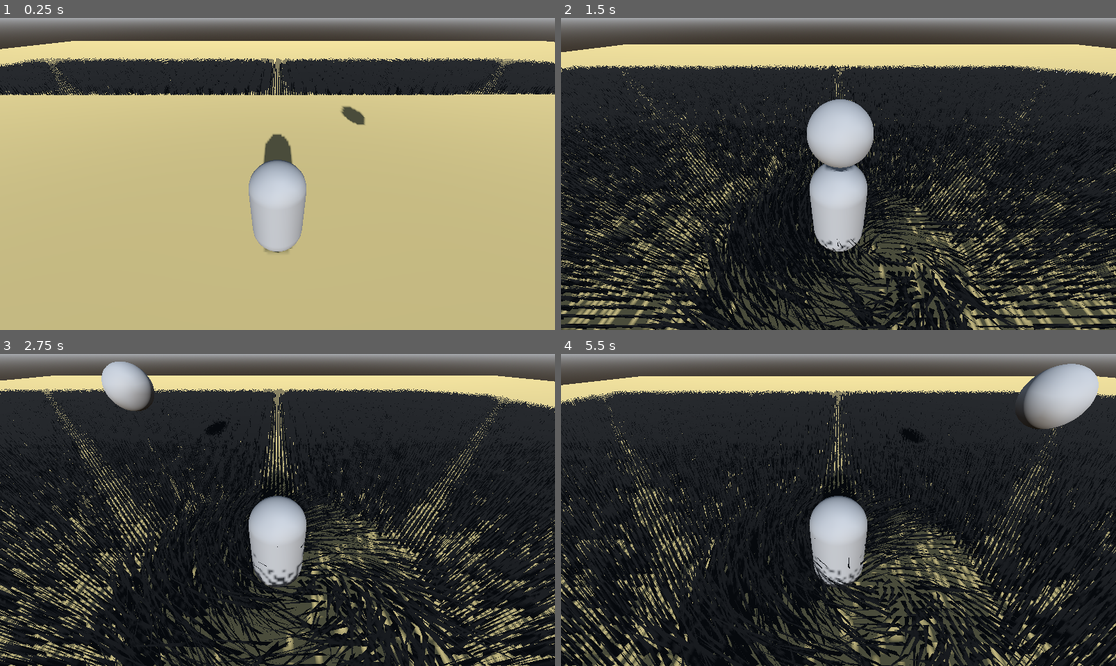
Above: before the commit, frames 1-4 (two rows, left to right).
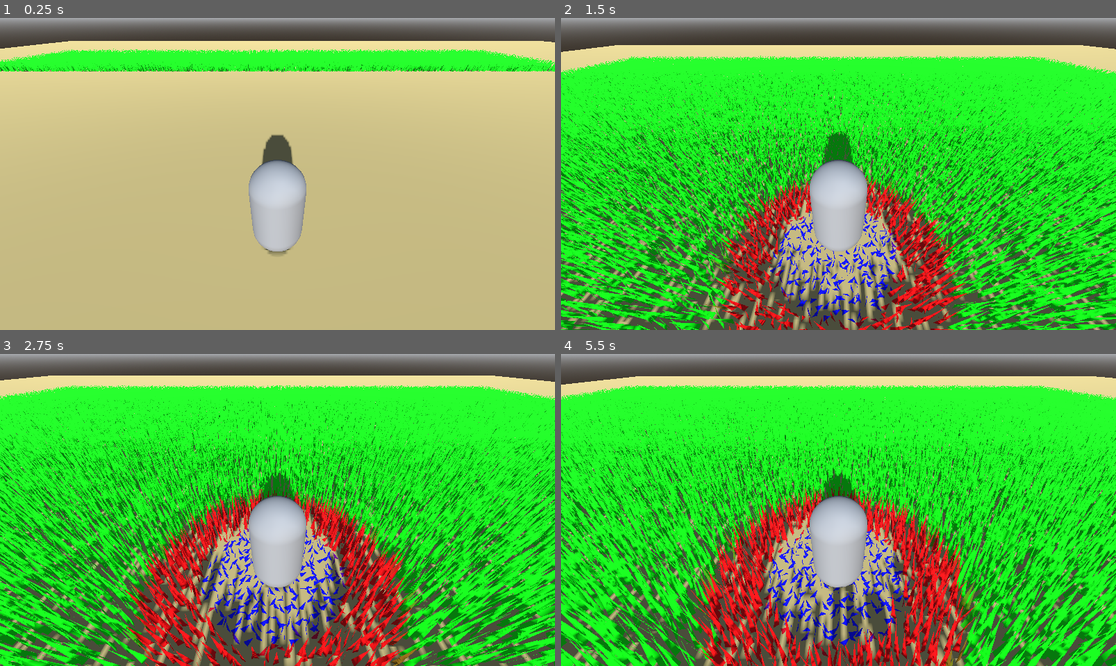
Above: after the commit, the same moments.

Repository: tylercchase/godot-grass-displacement
Game: Godot game, scene res://src/main.tscn
Two runs of this game, one before a commit and one after it. Both use one fixed random seed, a clock stepped at 60 frames per second and the inputs below.
Inputs:
- Up to frame 1 (0.25 s): no input
- Up to frame 2 (1.5 s): hold D (right) 0.53-1.28 s; tap Space (jump) at 0.77 s; hold S (down) from 1.28 s (still down)
- Up to frame 3 (2.75 s): tap Space (jump) at 1.52 s; release S (down) at 2.03 s; hold D (right) from 2.03 s (still down)
- Up to frame 4 (5.5 s): release D (right) at 2.78 s; hold W (up) 2.78-3.53 s; tap Space (jump) at 3.02, 3.77, 4.52 s; hold A (left) 3.53-5.03 s; hold S (down) from 5.03 s (still down)

The runs differ from the first frame. In frame 1, 14% of the frame differs, in the area x 0-100%, y 7-76%; in frame 2, 82%; in frame 3, 86%; in frame 4, 86%, in the area x 0-100%, y 3-100%.

Commit message:
Placement working-ish

Diff:
--- a/src/Grass/Grass.gdshader
+++ b/src/Grass/Grass.gdshader
@@ -6,6 +6,7 @@
 
 uniform sampler2D displace;
 global uniform vec3 player_pos;
+uniform sampler2D move_noise;
 void start() {
 	// Place start code here.
 }
@@ -16,13 +17,21 @@
 	pos.x = mod(pos.z, rows);
 	pos.z = (pos.z - pos.x) / rows;
 
+	// figuring out what the heck positioning is for this displacement texture
+	// this needs a much better method but works for a temporary solution
+	vec2 displace_uv = pos.xz;
+//	displace_uv *= 0.002;
+
+	displace_uv *= 0.003;
+	displace_uv.x -= 0.03;
+	displace_uv.y -= 0.05;
+	vec4 displacement = texture(displace, displace_uv);
+
 	// center this
 	pos.x -= rows * 0.5;
 	pos.z -= rows * 0.5;
 
 	// grab before adding in our particle node's position
-	vec4 di = texture(displace, pos.xz * 0.001);
-
 	// and now apply our spacing
 	pos *= spacing;
 	//add particle emitter transform
@@ -30,13 +39,13 @@
 	pos.z += EMISSION_TRANSFORM[3][2] - mod(EMISSION_TRANSFORM[3][2], spacing);
 
 
-	vec4 noise = texture(rotation_noise, pos.xz * 0.01);
+	vec3 noise = texture(move_noise, pos.xz * 0.1).rgb;
 
+	// add some spice to the positions of the grass
+	pos.x += noise.x * spacing;
+	pos.z += noise.y * spacing;
 
-
-
-
-	COLOR = vec4(di.rgb, 1.0);
+	COLOR = vec4(displacement.rgb, 1.0);
 	// rotate blades randomly
 	TRANSFORM[0][0] = cos(noise.z * 3.0);
 	TRANSFORM[0][2] = -sin(noise.z * 3.0);
@@ -47,7 +56,7 @@
 	TRANSFORM[3][1] = pos.y;
 	TRANSFORM[3][2] = pos.z;
 
-	CUSTOM = di;
+	CUSTOM = vec4(displacement.rgb, noise.b);
 }
 
 void vertex() {
--- a/src/Grass/Grass.tscn
+++ b/src/Grass/Grass.tscn
@@ -1,7 +1,8 @@
-[gd_scene load_steps=12 format=3 uid="uid://pxqwyppfuqdv"]
+[gd_scene load_steps=13 format=3 uid="uid://pxqwyppfuqdv"]
 
 [ext_resource type="Shader" path="res://src/Grass/Grass.gdshader" id="1_712md"]
 [ext_resource type="Script" path="res://src/Grass/Grass.gd" id="1_y627i"]
+[ext_resource type="Texture2D" uid="uid://0rv6nhybyvkh" path="res://src/Grass/noise_texture.png" id="3_8mcna"]
 [ext_resource type="Shader" path="res://src/Grass/grass_blade.gdshader" id="3_ar1p2"]
 [ext_resource type="Shader" path="res://src/Grass/grass_displacement.gdshader" id="4_vct57"]
 
@@ -20,6 +21,7 @@
 resource_local_to_scene = true
 shader = ExtResource("1_712md")
 shader_parameter/displace = SubResource("ViewportTexture_3b46d")
+shader_parameter/move_noise = ExtResource("3_8mcna")
 shader_parameter/rotation_noise = SubResource("NoiseTexture2D_vyn6j")
 shader_parameter/rows = 350.0
 shader_parameter/spacing = 0.15
@@ -43,6 +45,7 @@
 }]
 
 [sub_resource type="ShaderMaterial" id="ShaderMaterial_n37b3"]
+resource_local_to_scene = true
 shader = ExtResource("4_vct57")
 
 [node name="Grass" type="Node3D"]
@@ -57,24 +60,32 @@
 draw_pass_1 = SubResource("ArrayMesh_pe4cq")
 
 [node name="abc" type="SubViewport" parent="."]
-size = Vector2i(580, 561)
+size = Vector2i(513, 513)
 render_target_update_mode = 4
 
-[node name="ColorRect" type="ColorRect" parent="abc"]
-material = SubResource("ShaderMaterial_n37b3")
+[node name="Control" type="Control" parent="abc"]
+layout_mode = 3
 anchors_preset = 15
 anchor_right = 1.0
 anchor_bottom = 1.0
 grow_horizontal = 2
 grow_vertical = 2
+
+[node name="ColorRect" type="ColorRect" parent="abc/Control"]
+material = SubResource("ShaderMaterial_n37b3")
+layout_direction = 1
+layout_mode = 0
+offset_right = 512.0
+offset_bottom = 512.0
 color = Color(1, 0, 0, 1)
 
-[node name="ColorRect2" type="ColorRect" parent="abc"]
+[node name="ColorRect2" type="ColorRect" parent="abc/Control"]
 visible = false
-custom_minimum_size = Vector2i(454, 1180)
+custom_minimum_size = Vector2(454, 1180)
+layout_mode = 1
 anchors_preset = 9
 anchor_bottom = 1.0
 offset_right = 454.0
-offset_bottom = 532.0
+offset_bottom = 1140.0
 grow_vertical = 2
 color = Color(0, 0, 1, 1)
--- a/src/Grass/grass_blade.gdshader
+++ b/src/Grass/grass_blade.gdshader
@@ -23,7 +23,9 @@
 
 		// test displacement of grass tips
 		if(dist_to_player < 3.0) {
-			VERTEX -= normalize((MODEL_MATRIX * vec4(VERTEX, 1.0)).xyz - player_pos);
+//			let's try and make it so it moves away from the player instead of the weird circle
+//			VERTEX -= normalize((MODEL_MATRIX * vec4(VERTEX, 1.0)).xyz - player_pos);
+
 		}
 		if(INSTANCE_CUSTOM.b > 0.0) {
 			VERTEX = vec3(0.1);
@@ -39,6 +41,5 @@
 void fragment() {
 	float side = FRONT_FACING ? 1.0 : -1.0;
 	NORMAL = NORMAL * side;
-//	ALBEDO = vec3(0,1.0,0);
 	ALBEDO = COLOR.rgb;
 }
--- a/src/Grass/grass_displacement.gdshader
+++ b/src/Grass/grass_displacement.gdshader
@@ -1,16 +1,29 @@
 shader_type canvas_item;
 
+global uniform vec3 player_pos;
+varying vec3 player_last_pos;
+
+
+// take a uniform of ourselves to get access to a place
+
 void fragment() {
-
-	COLOR = vec4(1.0,0,0,1.0);
-	vec2 uv = UV - 0.4;
+	vec2 uv = UV - 0.5;
 	float d = length(uv);
-	float r = 0.5;
-	float c = 0.0;
+	float r = 0.03;
+	vec4 c = vec4(0);
 	if (d < r) {
-		c = 1.0;
+		COLOR = vec4(0,0.0,1.0,1.0);
+	} else {
+		if(d < 0.05) {
+//			COLOR = vec4(1.0,0,0,1.0);
+		} else {
+			COLOR = vec4(0.0,1.0,0,1.0);
+		}
 	}
-	COLOR = vec4(vec3(c), 1.0);
+	if((player_last_pos - player_pos).x == 0.0 ) {
+		COLOR = vec4(1.0,1.0,1.0,1.0);
+	}
+	player_last_pos = player_pos;
 //	COLOR = vec4(UV.x); //vec4(vec3( 1.0 - length(UV)), 1.0);
 	// Place fragment code here.
 }
--- a/src/main.tscn
+++ b/src/main.tscn
@@ -22,15 +22,13 @@
 background_mode = 2
 sky = SubResource("Sky_spp8w")
 
-[sub_resource type="SphereMesh" id="SphereMesh_7bkcq"]
-
 [node name="World" type="Node3D"]
 
-[node name="Grass" parent="." instance=ExtResource("4_0ttps")]
-transform = Transform3D(1, 0, -7.45058e-09, 0, 1, 0, 7.45058e-09, 0, 1, -4.19365, 0.934686, 6.03316)
+[node name="Player" parent="." instance=ExtResource("1_vt41k")]
+transform = Transform3D(1, 0, 0, 0, 1, 0, 0, 0, 1, -5.95304, 1, -1.47791)
 
-[node name="Player" parent="." instance=ExtResource("1_vt41k")]
-transform = Transform3D(1, 0, 0, 0, 1, 0, 0, 0, 1, -6.51929, 1, -0.854892)
+[node name="Grass" parent="Player" instance=ExtResource("4_0ttps")]
+transform = Transform3D(1, 0, -7.45058e-09, 0, 1, 0, 7.45058e-09, 0, 1, -0.252863, 0, -0.310368)
 
 [node name="Floor" type="MeshInstance3D" parent="."]
 mesh = SubResource("PlaneMesh_u8w3i")
@@ -46,7 +44,3 @@
 [node name="DirectionalLight3D" type="DirectionalLight3D" parent="."]
 transform = Transform3D(1, 0, 0, 0, 0.937319, 0.348474, 0, -0.348474, 0.937319, 0, -1.72388, 0)
 shadow_enabled = true
-
-[node name="MeshInstance3D" type="MeshInstance3D" parent="."]
-transform = Transform3D(1, 0, 0, 0, 1, 0, 0, 0, 1, -2.74315, 3.21989, 0)
-mesh = SubResource("SphereMesh_7bkcq")
Binary file added: src/Grass/noise_texture.png
Not shown, added: src/Grass/noise_texture.png.import
Not shown: 1 places in src/main.tscn that only renumber resources
